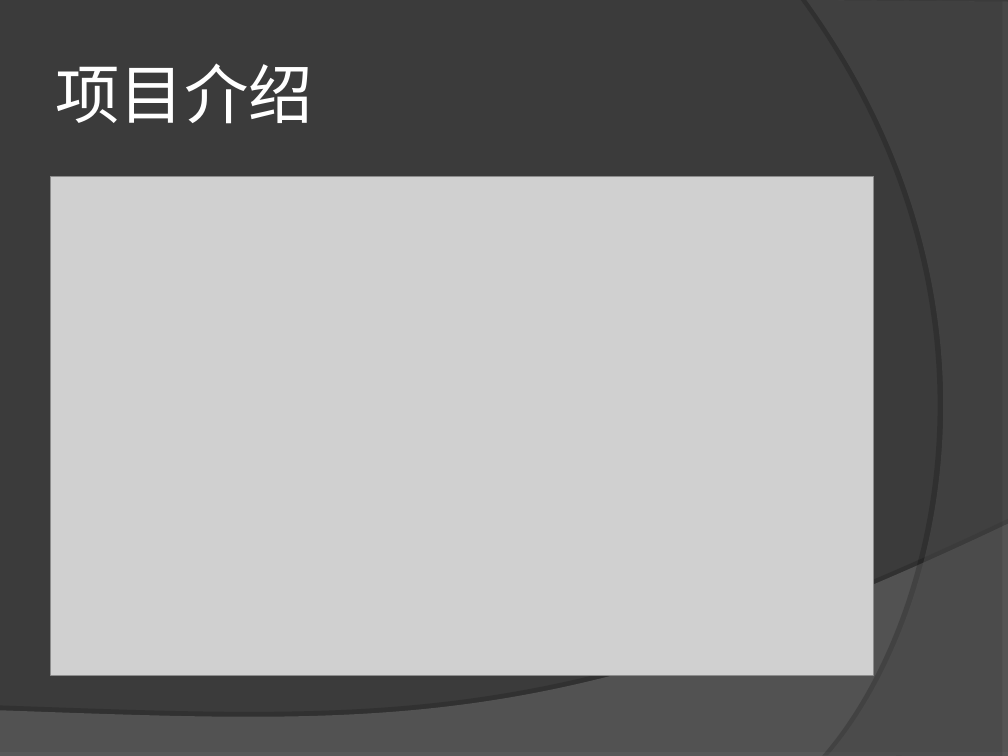
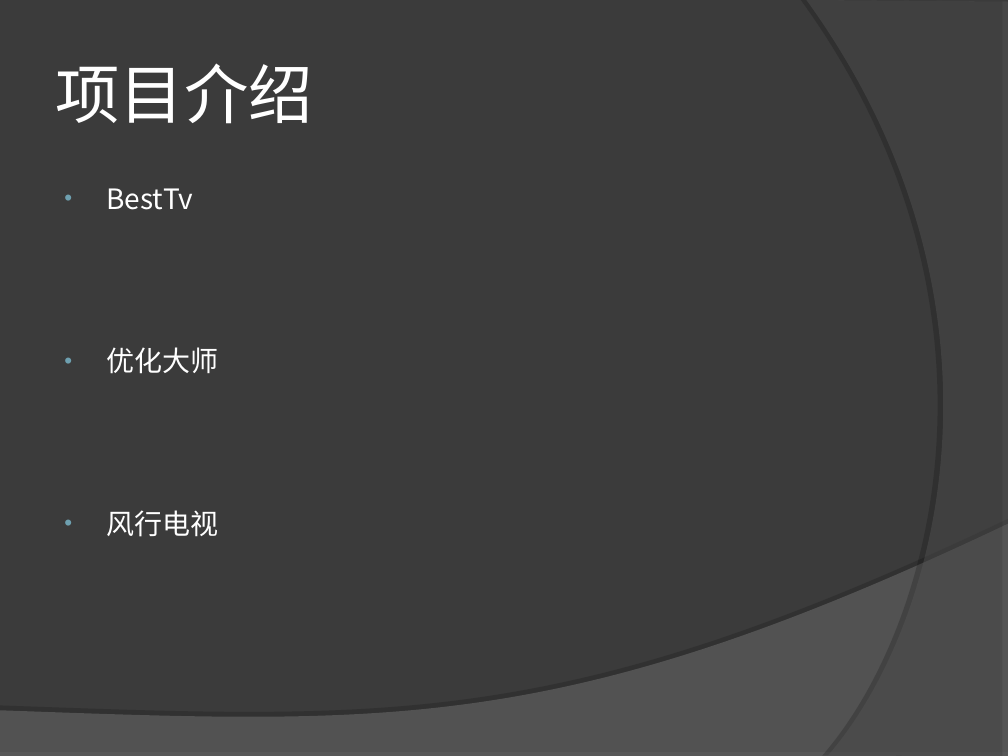
Before and after one commit to Vieira-zj/ZJWorkspaces, a slide deck: slide 2 of Introduction/个人简介.ppt (slide 1 before the commit). Drawn at 1008x756 pixels with LibreOffice and Linux fonts; fonts in the diff are those of the drawing; grey boxes stand for pictures. Boxes give left, top, right and bottom in pixels: in the first picture for what was removed or moved away, otherwise in the second. Text is boxed around its words. In the diff, an @@ line names an element or a change of style, - is before the commit and + after.

```diff
--- a/Introduction/个人简介.ppt
+++ b/Introduction/个人简介.ppt
@@ picture removed at <box>50,176,874,675</box> @@
@@ text added at <box>106,188,218,537</box>, 20 pt, text #FFFFFF @@
+• BestTv
+• 优化大师
+• 风行电视
```
Also in this commit, not shown: 3 other slides changed, 7 slides added, 2 slides removed, 1 other file.
